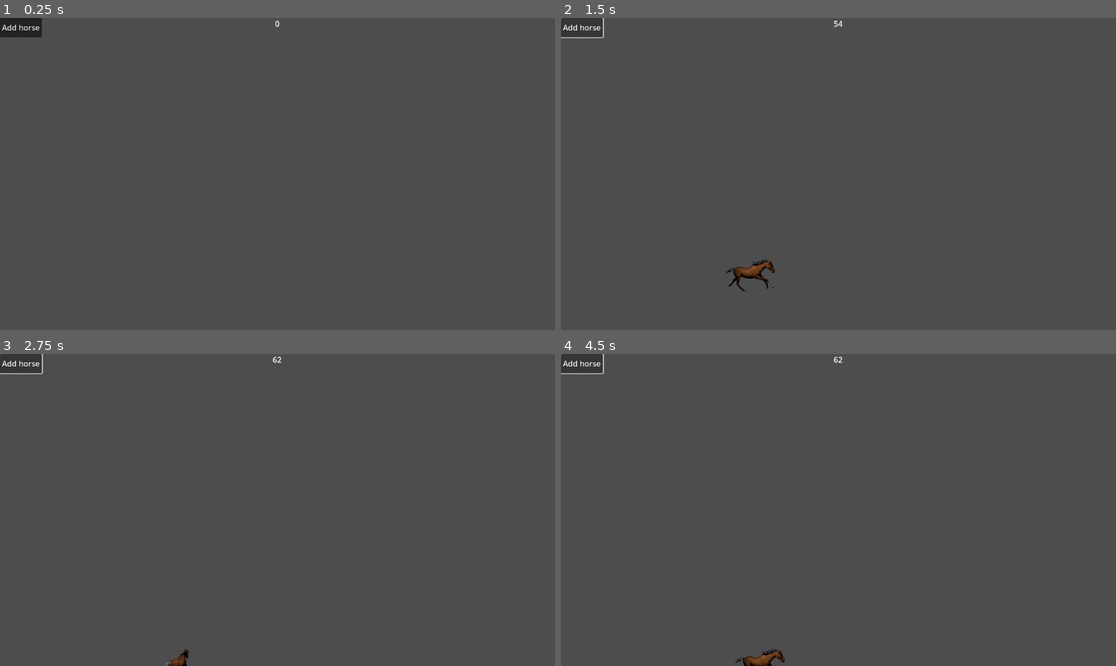
Above: before the commit, frames 1-4 (two rows, left to right).
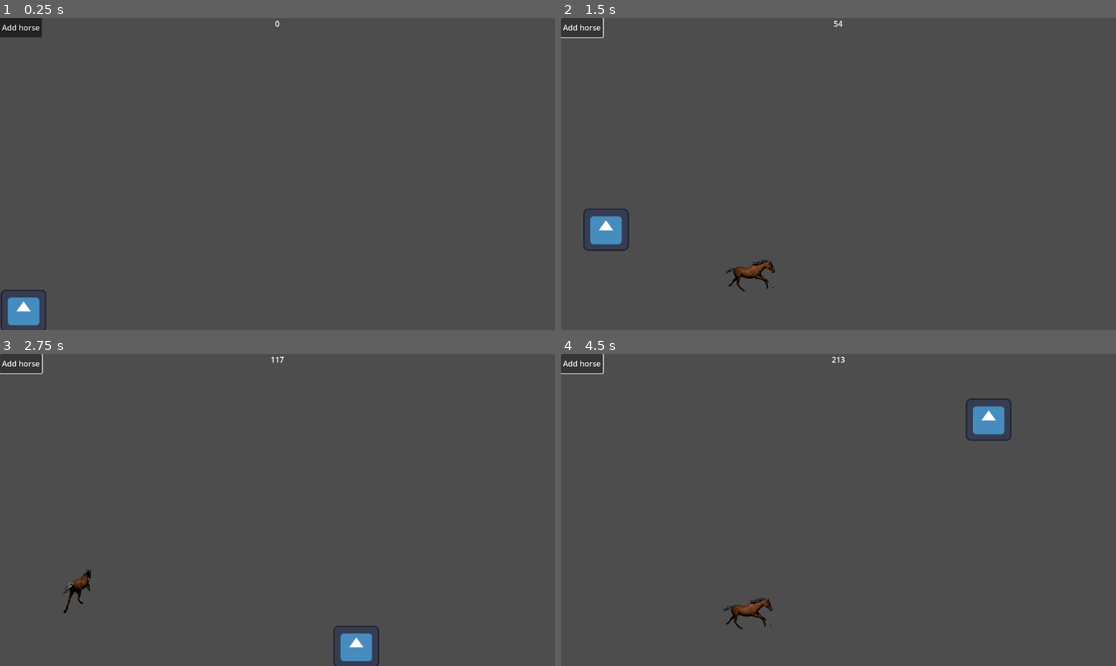
Above: after the commit, the same moments.

Repository: astra-the-boop/project-chaotic-godot
Game: Godot game, scene res://main.tscn
Two runs of this game, one before a commit and one after it. Both use one fixed random seed, a clock stepped at 60 frames per second and the inputs below. The engine's default icon, where the game draws it, is replaced by a stand-in: a white triangle on a blue panel in a dark square.
Inputs:
- Up to frame 1 (0.25 s): no input
- Up to frame 2 (1.5 s): click "Add horse" at 0.5 s; hold Right (ui_right) from 1.28 s (still down); tap Up (ui_up) at 1.35 s
- Up to frame 3 (2.75 s): keep holding Right (ui_right); tap Up (ui_up) at 1.52, 1.82, 2.1, 2.27, 2.57 s
- Up to frame 4 (4.5 s): release Right (ui_right) at 2.78 s; hold Left (ui_left) 2.78-3.53 s; tap Up (ui_up) at 2.85, 3.6, 3.77, 4.07, 4.35 s; hold Right (ui_right) from 3.53 s (still down)

The runs differ from the first frame. In frame 1, 0.6% of the frame differs, in the area x 0-9%, y 87-100%; in frame 2, 0.7%; in frame 3, 1.0%; in frame 4, 1.3%, in the area x 29-82%, y 0-100%.

Commit message:
ride le horsie

Diff:
--- a/Horse/ui.gd
+++ b/Horse/ui.gd
@@ -9,7 +9,6 @@
 func _process(delta: float) -> void:
 	$Score.text = str(score)
 
-
 func _on_horse_button_pressed() -> void:
 	var new_horse = Horse_Bouncy.instantiate()
 	get_parent().add_child(new_horse)
--- a/Horse/ui.tscn
+++ b/Horse/ui.tscn
@@ -1,6 +1,19 @@
-[gd_scene load_steps=2 format=3 uid="uid://dm20m7mxicgbm"]
+[gd_scene load_steps=9 format=3 uid="uid://dm20m7mxicgbm"]
 
 [ext_resource type="Script" path="res://Horse/ui.gd" id="1_jrapq"]
+[ext_resource type="PackedScene" uid="uid://bq51eony2oy1h" path="res://kaboom/kaboom.tscn" id="2_y2jnf"]
+[ext_resource type="Script" path="res://kaboom/character_body_2d.gd" id="3_cqgrx"]
+[ext_resource type="Texture2D" uid="uid://c6mpng7jb0uc5" path="res://icon.svg" id="4_blvvj"]
+[ext_resource type="Script" path="res://kaboom/spawnHorseZone.gd" id="5_tet7l"]
+
+[sub_resource type="RectangleShape2D" id="RectangleShape2D_h74um"]
+size = Vector2(58, 49)
+
+[sub_resource type="RectangleShape2D" id="RectangleShape2D_2jckn"]
+size = Vector2(4186, 27)
+
+[sub_resource type="RectangleShape2D" id="RectangleShape2D_t2bln"]
+size = Vector2(210, 80)
 
 [node name="UI" type="CanvasLayer"]
 script = ExtResource("1_jrapq")
@@ -33,5 +46,32 @@
 horizontal_alignment = 1
 vertical_alignment = 1
 
+[node name="kaboom" parent="." instance=ExtResource("2_y2jnf")]
+
+[node name="CharacterBody2D" type="CharacterBody2D" parent="."]
+script = ExtResource("3_cqgrx")
+
+[node name="CollisionShape2D" type="CollisionShape2D" parent="CharacterBody2D"]
+position = Vector2(65, 621.5)
+shape = SubResource("RectangleShape2D_h74um")
+
+[node name="Sprite2D" type="Sprite2D" parent="CharacterBody2D"]
+position = Vector2(49, 603)
+scale = Vector2(0.742188, 0.6875)
+texture = ExtResource("4_blvvj")
+
+[node name="StaticBody2D" type="StaticBody2D" parent="."]
+
+[node name="CollisionShape2D" type="CollisionShape2D" parent="StaticBody2D"]
+position = Vector2(510, 664.5)
+shape = SubResource("RectangleShape2D_2jckn")
+
+[node name="Area2D" type="Area2D" parent="."]
+script = ExtResource("5_tet7l")
+
+[node name="CollisionShape2D" type="CollisionShape2D" parent="Area2D"]
+position = Vector2(105, 38)
+shape = SubResource("RectangleShape2D_t2bln")
+
 [connection signal="pressed" from="Menu/VSplitContainer/HorseButton" to="." method="_on_horse_button_pressed"]
 [connection signal="pressed" from="Menu/VSplitContainer/Button" to="." method="_on_button_pressed"]
--- /dev/null
+++ b/kaboom/character_body_2d.gd
@@ -0,0 +1,49 @@
+extends CharacterBody2D
+
+const speed = 550
+const jump_power = -2000
+
+const accel = 50
+const friction = 70
+const max_jump = 3
+const gravity = 120
+
+var current_jumps = 1
+
+func _ready():
+	add_to_group("player")
+
+func _physics_process(delta: float) -> void:
+	var input_dir: Vector2 = input()
+	if input_dir != Vector2.ZERO:
+		accelerate(input_dir)
+	else:
+		add_friction()
+	player_movement()
+	jump()
+
+func input() -> Vector2:
+	var input_dir = Vector2.ZERO
+	input_dir.x = Input.get_axis("ui_left", "ui_right")
+	input_dir = input_dir.normalized()
+	return input_dir
+
+func accelerate(direction):
+	velocity = velocity.move_toward(speed * direction, accel)
+
+func add_friction():
+	velocity = velocity.move_toward(Vector2.ZERO, friction)
+
+func player_movement():
+	move_and_slide()
+
+func jump():
+	if Input.is_action_just_pressed("ui_up"):
+		if current_jumps < max_jump:
+			velocity.y = jump_power
+			current_jumps += 1
+	else:
+		velocity.y += gravity
+
+	if is_on_floor():
+		current_jumps = 1
--- /dev/null
+++ b/kaboom/kaboom.tscn
@@ -0,0 +1,3 @@
+[gd_scene format=3 uid="uid://bq51eony2oy1h"]
+
+[node name="kaboom" type="CanvasLayer"]
--- /dev/null
+++ b/kaboom/spawnHorseZone.gd
@@ -0,0 +1,10 @@
+extends Area2D
+
+
+func _ready():
+
+	body_entered.connect(_on_body_entered)
+
+
+func _on_body_entered(body):
+	$".."._on_horse_button_pressed()
